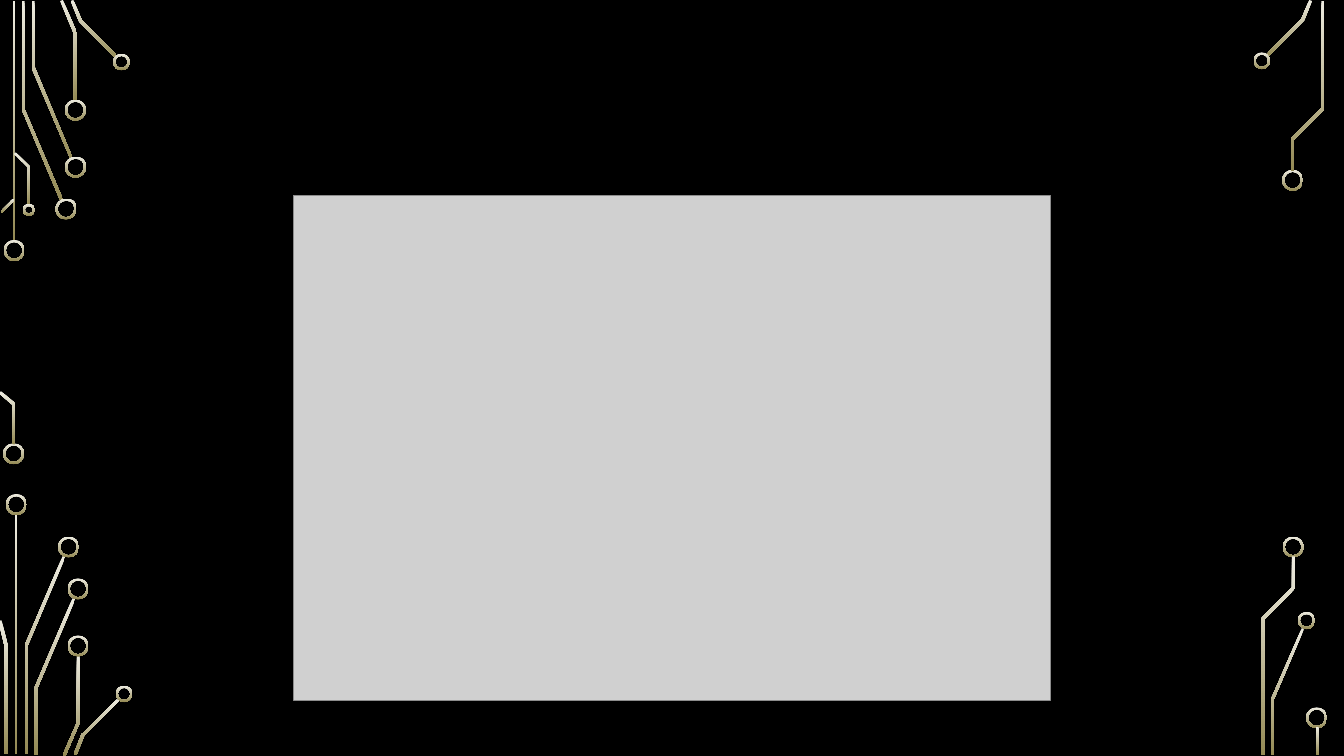
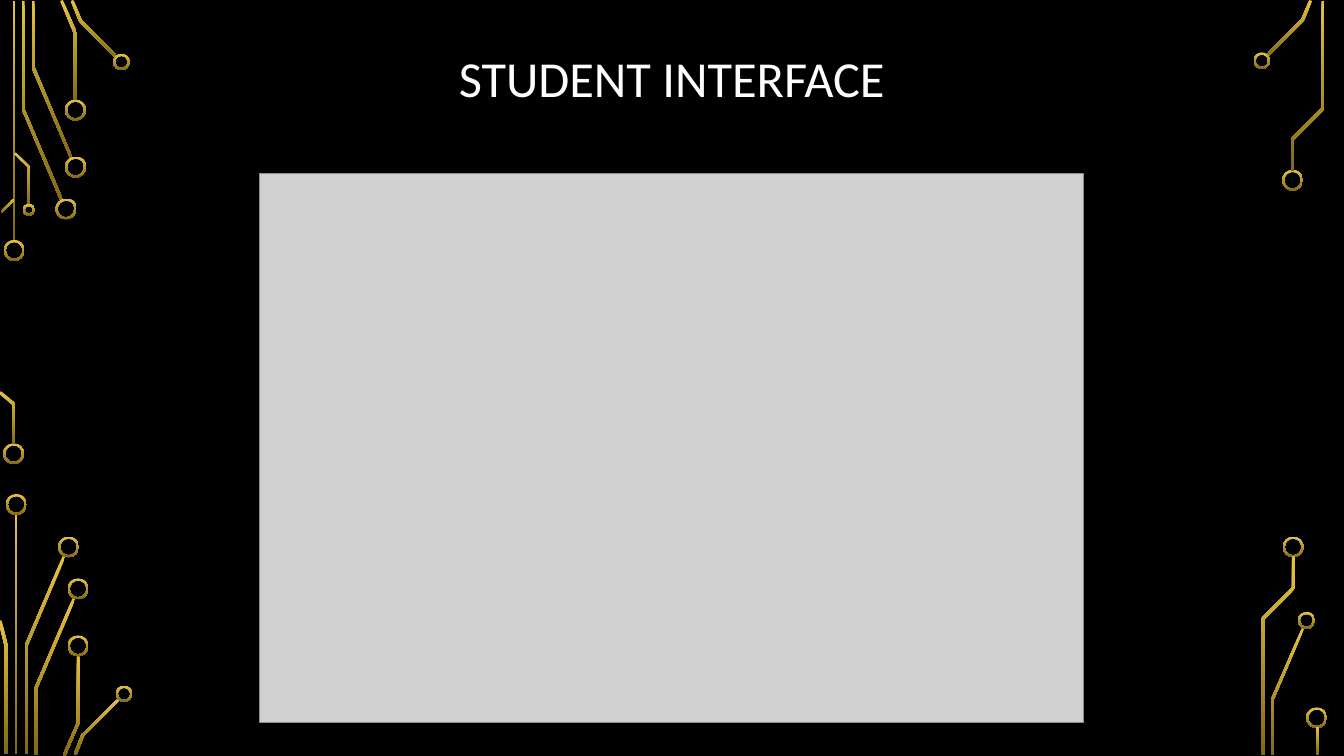
Before and after one commit to so87/Security-Lab-Manager, a slide deck: slide 9 of documentation/presentation.pptx. Drawn at 1344x756 pixels with LibreOffice and Linux fonts; fonts in the diff are those of the drawing; grey boxes stand for pictures; background and template pictures are left out. Boxes give left, top, right and bottom in pixels: in the first picture for what was removed or moved away, otherwise in the second. Text is boxed around its words. In the diff, an @@ line names an element or a change of style, - is before the commit and + after.

```diff
--- a/documentation/presentation.pptx
+++ b/documentation/presentation.pptx
@@ fill gradient #EEECE1 to #948A54 to gradient #E5C243 to #826A12 in 36 elements at bbox=[4, 240, 25, 261], bbox=[3, 444, 24, 465], bbox=[22, 1, 63, 201], bbox=[55, 199, 77, 220], bbox=[31, 1, 72, 158], bbox=[60, 0, 78, 101], bbox=[65, 156, 86, 177], bbox=[65, 100, 86, 121], bbox=[71, 0, 117, 58], bbox=[113, 53, 131, 70], bbox=[1, 199, 15, 213], bbox=[0, 391, 15, 445], bbox=[14, 152, 30, 205], bbox=[22, 204, 34, 216], bbox=[15, 514, 18, 755], bbox=[24, 556, 65, 754], bbox=[6, 494, 27, 515], bbox=[0, 620, 7, 754], bbox=[58, 536, 80, 558], bbox=[34, 598, 76, 755], bbox=[63, 655, 80, 756], bbox=[68, 579, 89, 600], bbox=[68, 635, 89, 656], bbox=[74, 698, 120, 755], bbox=[116, 686, 133, 702], bbox=[1266, 0, 1313, 56], bbox=[1253, 52, 1270, 70], bbox=[1282, 169, 1304, 191], bbox=[1271, 628, 1305, 755], bbox=[1299, 612, 1316, 629], bbox=[1292, 1, 1325, 171], bbox=[1284, 536, 1305, 558], bbox=[1261, 557, 1296, 755], bbox=[1307, 708, 1328, 729], bbox=[1317, 727, 1320, 755], bbox=[12, 1, 15, 242] @@
@@ title "STUDENT INTERFACE": place and size @@
-title "STUDENT INTERFACE" at bbox=[126, 69, 1218, 232]
+title "STUDENT INTERFACE" at bbox=[459, 64, 884, 98]
@@ title "STUDENT INTERFACE" at bbox=[459, 64, 884, 98]: text colour #000000 to #FFFFFF @@
@@ picture: place and size @@
-picture at bbox=[293, 196, 1051, 701]
+picture at bbox=[260, 173, 1084, 723]
```
Also in this commit, not shown: 11 other slides changed, 6 slides added, 8 other files.
